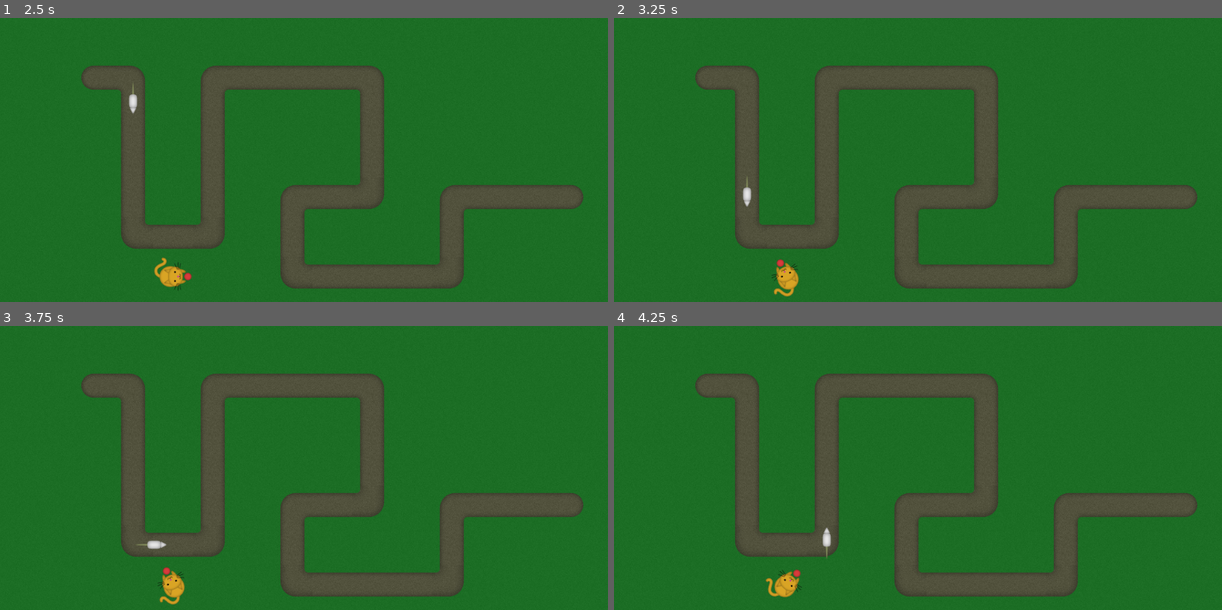
Above: before the commit, frames 1-4 (two rows, left to right).
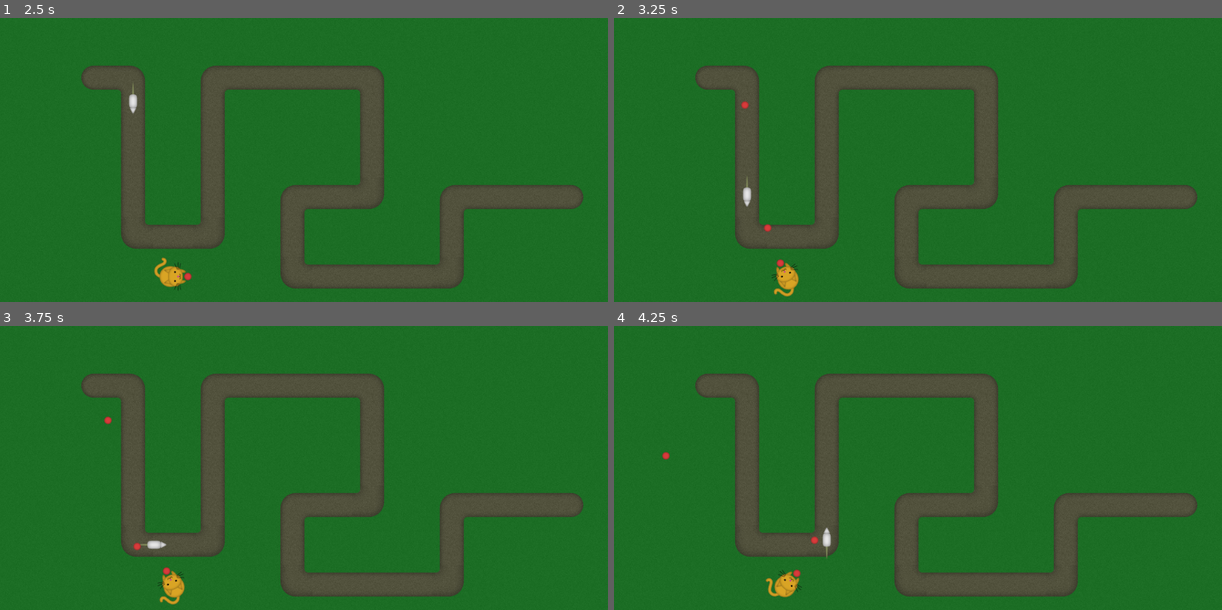
Above: after the commit, the same moments.

Repository: vibrunazo/godot-cats
Game: Godot game, scene res://scenes/Map.tscn
Two runs of this game, one before a commit and one after it. Both use one fixed random seed, a clock stepped at 60 frames per second and the inputs below.
Inputs:
- Up to frame 1 (2.5 s): tap Enter at 0.5, 2 s; tap Space at 1.25 s
- Up to frame 2 (3.25 s): no input
- Up to frame 3 (3.75 s): no input
- Up to frame 4 (4.25 s): no input

Frame 1 is identical in both runs. In frame 2, less than 0.1% of the frame differs, in the area x 20-26%, y 29-76%; in frame 3, less than 0.1%; in frame 4, less than 0.1%, in the area x 7-34%, y 44-77%.

Commit message:
shoots bullet at mouse

Diff:
--- /dev/null
+++ b/scenes/Bullet.gd
@@ -0,0 +1,25 @@
+extends Node2D
+
+
+# Declare member variables here. Examples:
+# var a = 2
+# var b = "text"
+export var speed = 400
+var target: Node2D = null setget set_target
+
+
+# Called when the node enters the scene tree for the first time.
+#func _ready():
+#	look_at(Vector2(400, 200))
+#	rotation_degrees = 60
+
+func set_target(new_target: Node2D):
+	target = new_target
+	look_at(target.position)
+
+# Called every frame. 'delta' is the elapsed time since the previous frame.
+#func _process(delta):
+#	pass
+
+func _physics_process(delta):
+	position += Vector2(speed * delta, 0).rotated(rotation)
--- /dev/null
+++ b/scenes/Bullet.tscn
@@ -0,0 +1,17 @@
+[gd_scene load_steps=4 format=2]
+
+[ext_resource path="res://assets/ball.png" type="Texture" id=1]
+[ext_resource path="res://scenes/Bullet.gd" type="Script" id=2]
+
+[sub_resource type="RectangleShape2D" id=1]
+
+[node name="Bullet" type="Node2D"]
+script = ExtResource( 2 )
+
+[node name="Sprite" type="Sprite" parent="."]
+texture = ExtResource( 1 )
+
+[node name="Area2D" type="Area2D" parent="."]
+
+[node name="CollisionShape2D" type="CollisionShape2D" parent="Area2D"]
+shape = SubResource( 1 )
--- a/scenes/Cat.gd
+++ b/scenes/Cat.gd
@@ -7,6 +7,7 @@
 
 var aggro_list = []
 var target: Mouse
+var bullet_scene = preload("res://scenes/Bullet.tscn")
 
 
 # Called when the node enters the scene tree for the first time.
@@ -29,6 +30,7 @@
 
 func acquire_new_target(new_target: Node):
 	target = new_target
+	follow_target()
 	if $Cooldown.time_left > 0:
 		return
 	shoot()
@@ -38,6 +40,10 @@
 	if !target:
 		$Cooldown.stop()
 		return
+	var bullet = bullet_scene.instance()
+	bullet.position = $Turret/Sprite/SpawnPosition.global_position
+	bullet.set_target(target)
+	get_tree().root.add_child(bullet)
 	print('shooting at target')
 
 func _on_AggroRange_area_entered(area: Node):
--- a/scenes/Cat.tscn
+++ b/scenes/Cat.tscn
@@ -21,13 +21,14 @@
 rotation = -1.5708
 texture = ExtResource( 1 )
 
-[node name="Position2D" type="Position2D" parent="Turret/Sprite"]
+[node name="SpawnPosition" type="Position2D" parent="Turret/Sprite"]
 position = Vector2( 0, 24 )
 
-[node name="Sprite" type="Sprite" parent="Turret/Sprite/Position2D"]
+[node name="Sprite" type="Sprite" parent="Turret/Sprite/SpawnPosition"]
 texture = ExtResource( 2 )
 
 [node name="Cooldown" type="Timer" parent="."]
+wait_time = 0.5
 
 [connection signal="area_entered" from="AggroRange" to="." method="_on_AggroRange_area_entered"]
 [connection signal="area_exited" from="AggroRange" to="." method="_on_AggroRange_area_exited"]
--- a/scenes/Mouse.gd
+++ b/scenes/Mouse.gd
@@ -6,7 +6,7 @@
 # var a = 2
 # var b = "text"
 var t = 0
-export var speed := 100
+export var speed := 30
 
 
 # Called when the node enters the scene tree for the first time.
